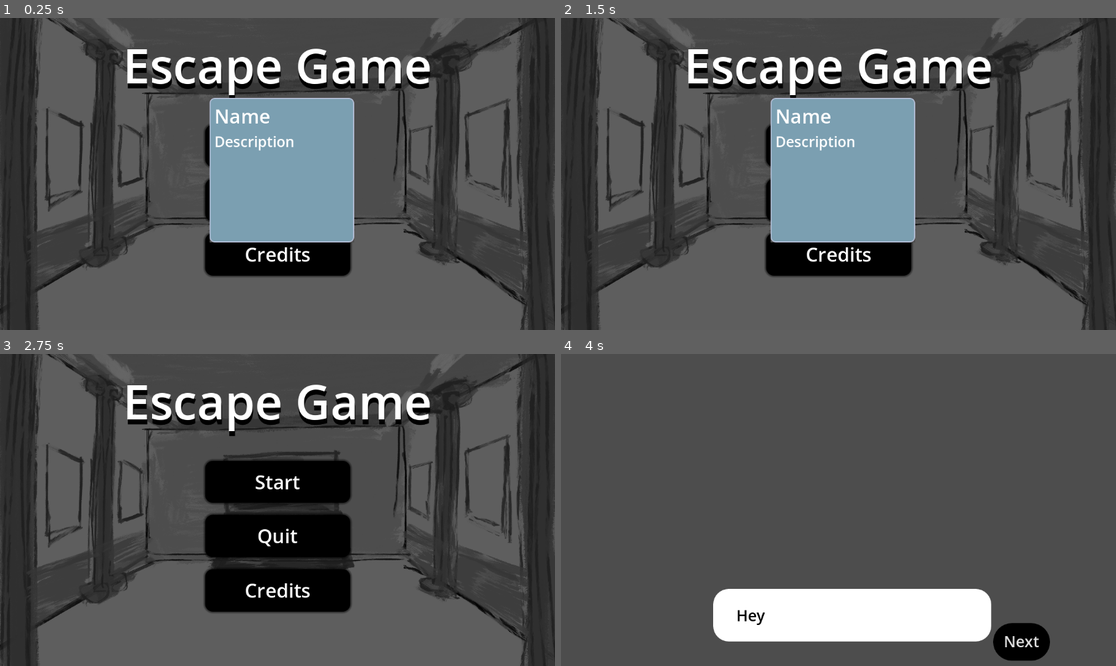
Above: before the commit, frames 1-4 (two rows, left to right).
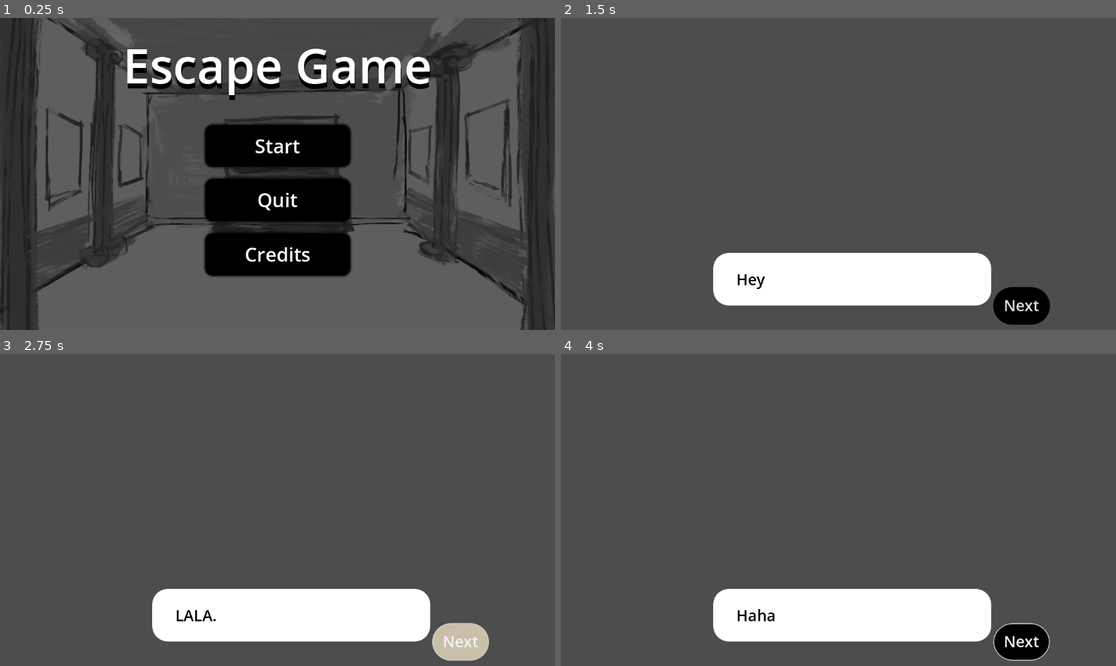
Above: after the commit, the same moments.

Repository: yaliu10/Escape-Room
Game: Godot game, scene res://Scenes/start_menu.tscn
Two runs of this game, one before a commit and one after it. Both use one fixed random seed, a clock stepped at 60 frames per second and the inputs below. The engine's default icon, where the game draws it, is replaced by a stand-in: a white triangle on a blue panel in a dark square.
Inputs (mouse positions are in pixels of both pictures, inside the frame that each line leads up to):
- Up to frame 1 (0.25 s): no input
- Up to frame 2 (1.5 s): click "Start" at 0.5 s; click (838, 145) at 1.25 s, where only the run before the commit has a clickable "Start"
- Up to frame 3 (2.75 s): click (460, 641) at 2 s, where only the run after the commit has a clickable "Next"
- Up to frame 4 (4 s): click (1021, 641) at 2.75 s, where only the run after the commit has a clickable "Next"; click (838, 481) at 3.5 s, where only the run before the commit has a clickable "Start"

The runs differ from the first frame. In frame 1, 12% of the frame differs, in the area x 37-64%, y 25-72%; in frame 2, 44%, in the area x 0-100%, y 0-100%; in frame 3, 42%; in frame 4, 0.2%.

Commit message:
Pop up complected (Needed to fix details)

Diff:
--- a/escape-room/Scenes/item_info.tscn
+++ b/escape-room/Scenes/item_info.tscn
@@ -35,7 +35,6 @@
 unique_name_in_owner = true
 position = Vector2i(435, 166)
 size = Vector2i(300, 300)
-visible = true
 theme_override_styles/panel = SubResource("StyleBoxFlat_04mq2")
 
 [node name="VBoxContainer" type="VBoxContainer" parent="UI/ItemPopup"]
@@ -47,6 +46,7 @@
 [node name="Name" type="Label" parent="UI/ItemPopup/VBoxContainer"]
 unique_name_in_owner = true
 layout_mode = 2
+theme_override_colors/font_shadow_color = Color(0.0605303, 0.0605303, 0.0605303, 1)
 theme_override_font_sizes/font_size = 40
 text = "Name"
 
@@ -57,5 +57,6 @@
 unique_name_in_owner = true
 custom_minimum_size = Vector2(75, 0)
 layout_mode = 2
+theme_override_colors/font_shadow_color = Color(0.0605303, 0.0605303, 0.0605303, 1)
 theme_override_font_sizes/font_size = 30
 text = "Description"
